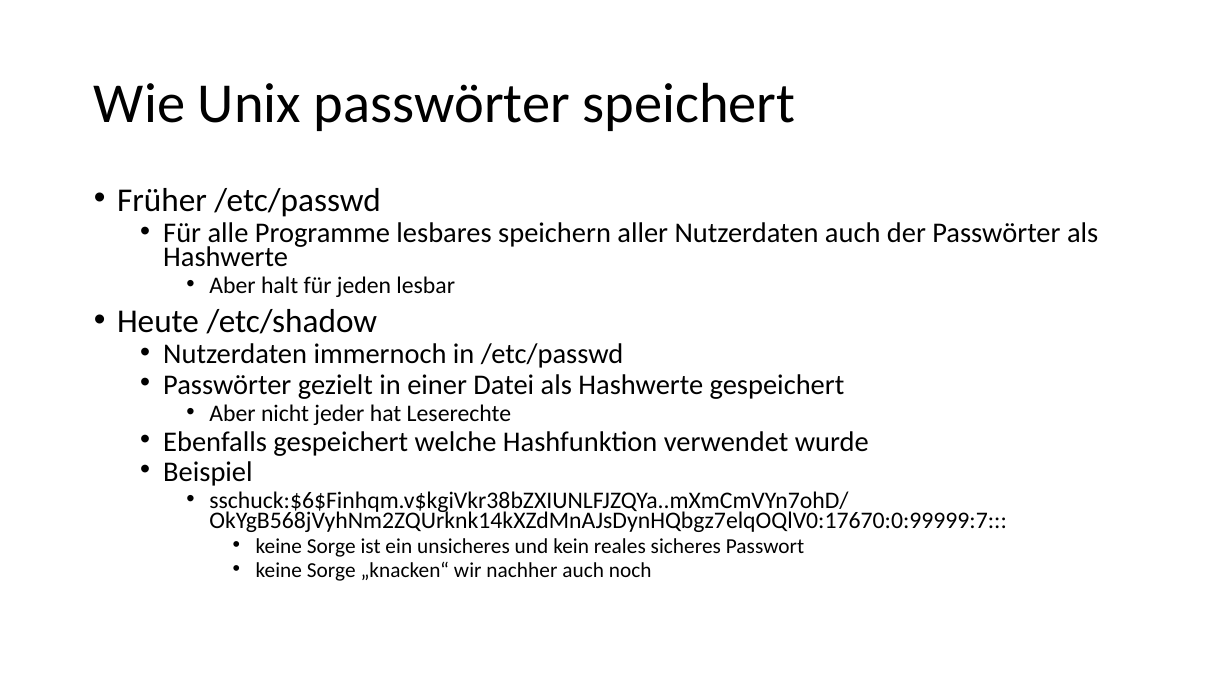
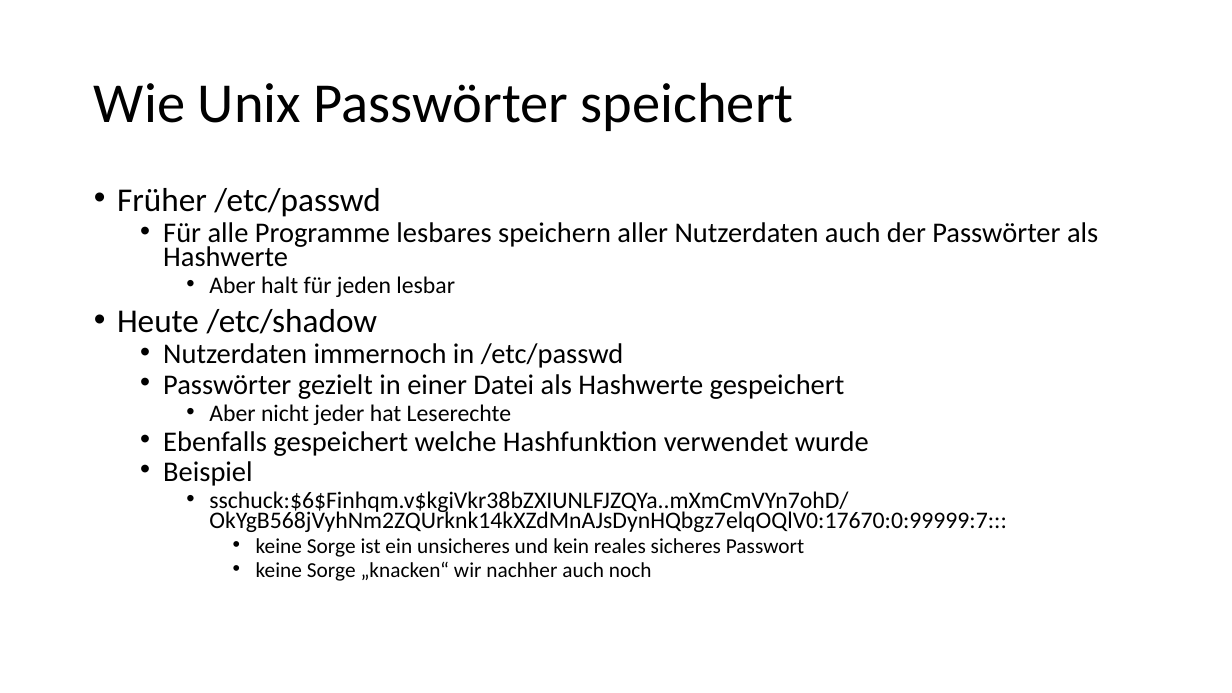
Before and after one commit to StefanSchuck/JohnTheRipperVortrag, a slide deck: slide 4 of Vortrag.pptx. Drawn at 1232x693 pixels with LibreOffice and Linux fonts; fonts in the diff are those of the drawing. Boxes give left, top, right and bottom in pixels: in the first picture for what was removed or moved away, otherwise in the second. Text is boxed around its words. In the diff, an @@ line names an element or a change of style, - is before the commit and + after.

```diff
--- a/Vortrag.pptx
+++ b/Vortrag.pptx
@@ title at (x1=94, y1=82, x2=794, y2=131): text changed @@
-Wie Unix passwörter speichert
+Wie Unix Passwörter speichert
```
Also in this commit, not shown: 1 other slide changed, 2 slides added, 1 slide removed.
